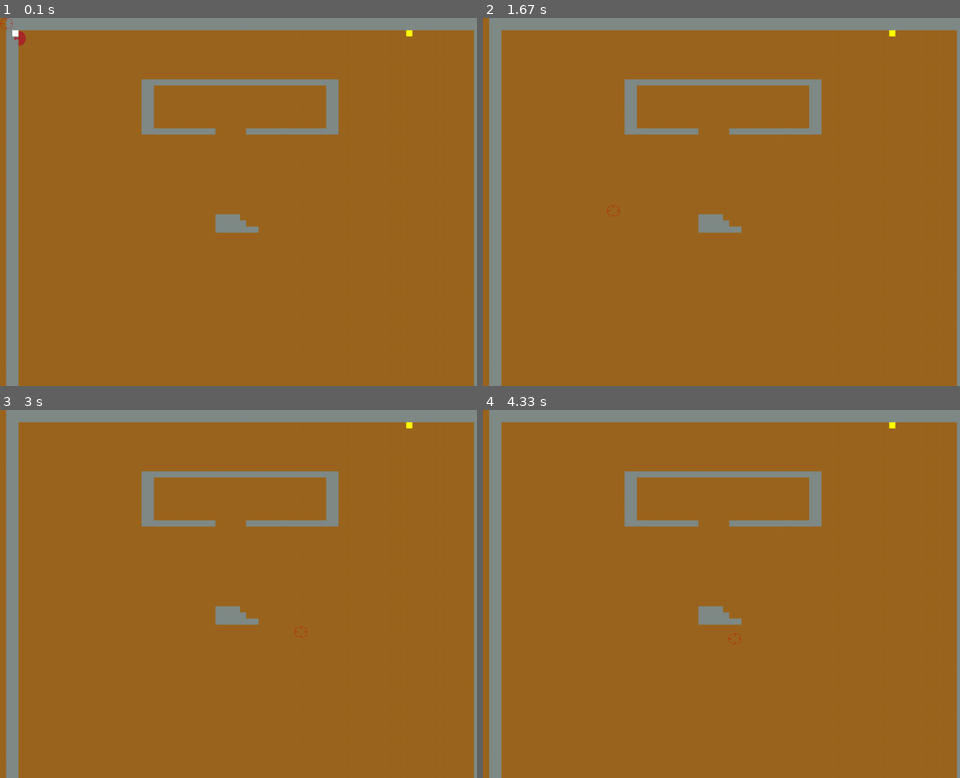
Above: before the commit, frames 1-4 (two rows, left to right).
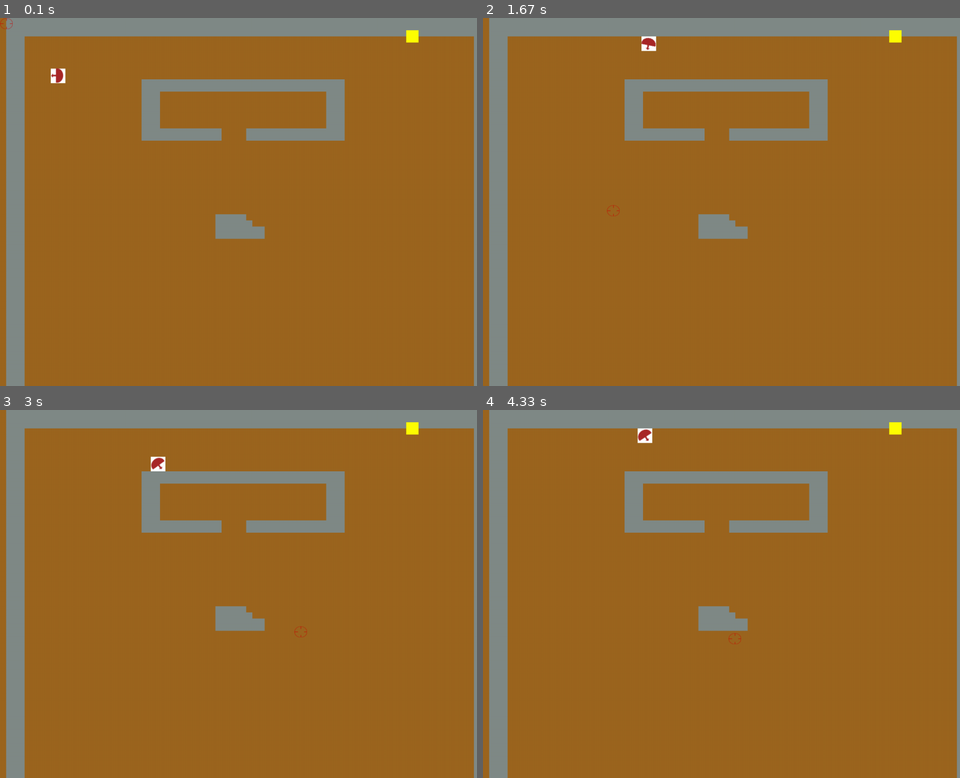
Above: after the commit, the same moments.

Repository: Exodus111/Infinite-Adventure
Game: pygame game, started from Inf_Adv.py
Two runs of this game, one before a commit and one after it. Both use one fixed random seed, a clock stepped at 60 frames per second and the inputs below.
Inputs (mouse positions are in pixels of both pictures, inside the frame that each line leads up to):
- Up to frame 1 (0.1 s): no input
- Up to frame 2 (1.67 s): hold W 0.33-0.8 s; hold Right 0.33-0.8 s; move the mouse to (702, 216) at 0.37 s; hold Right 0.83-1.3 s; move the mouse to (874, 190) at 0.87 s; hold W 1.33-1.63 s; move the mouse to (607, 205) at 1.37 s
- Up to frame 3 (3 s): hold Right 1.67-2.13 s; move the mouse to (90, 538) at 1.7 s; hold A 2.17-2.7 s; move the mouse to (310, 465) at 2.2 s; hold Down from 2.73 s (still down); move the mouse to (295, 627) at 2.77 s
- Up to frame 4 (4.33 s): release Down at 3.03 s; hold A 3.07-3.47 s; move the mouse to (731, 468) at 3.1 s; hold Up 3.5-3.87 s; move the mouse to (549, 582) at 3.53 s; hold D from 3.9 s (still down); move the mouse to (726, 634) at 3.93 s

The runs differ from the first frame. In frame 1, 5.0% of the frame differs, in the area x 2-100%, y 3-100%; in frame 2, 5.0%; in frame 3, 5.0%; in frame 4, 5.0%.

Commit message:
Finally fixed rotation and added wall collision.

Diff:
--- a/Inf_Adv.py
+++ b/Inf_Adv.py
@@ -17,27 +17,47 @@
         self.yellowColor = (255, 255, 0)
 
         level1 = [line.strip() for line in open('level_1.txt')]
-        self.walls, self.end_rect = self.draw_map(level1, 16, 16)
+        self.walls, self.end_rect = self.draw_map(level1, 32, 32)
 
         self.mouse_image = pygame.image.load("Red_Sights.png")
         self.mouse_pos = (0, 0)
 
-        self.player_rect = pygame.Rect(32, 32, 16, 16)
+        self.player_rect = pygame.Rect(132, 132, 38, 38)
         self.player_image = pygame.image.load("Arrow_cursor.png")
         self.player_moveUp, self.player_moveLeft, self.player_moveDown, self.player_moveRight = False, False, False, False
         self.player_rot = 90
 
+    def collision(self, walls, rect, direction):
+        for wall in walls:
+            if rect.colliderect(wall):
+                if direction == "UP":
+                    rect.top = wall.bottom
+                if direction == "LEFT":
+                    rect.left = wall.right
+                if direction == "DOWN":
+                    rect.bottom = wall.top
+                if direction == "RIGHT":
+                    rect.right = wall.left
+
+
+
+
     def update(self):
         if self.player_moveUp == True:
             self.player_rect.y -= 5
+            self.collision(self.walls, self.player_rect, "UP")
         if self.player_moveLeft == True:
             self.player_rect.x -= 5
+            self.collision(self.walls, self.player_rect, "LEFT")
         if self.player_moveDown == True:
             self.player_rect.y += 5
+            self.collision(self.walls, self.player_rect, "DOWN")
         if self.player_moveRight == True:
             self.player_rect.x += 5
+            self.collision(self.walls, self.player_rect, "RIGHT")
 
         self.playerimg = self.rotate_image(self.player_image, (self.player_rot + 90))
+
 
 
     def draw(self):
@@ -46,8 +66,8 @@
             pygame.draw.rect(self.screen, (self.coldgreyColor), wall)
         pygame.draw.rect(self.screen, (self.yellowColor), self.end_rect)
 
-        pygame.draw.rect(self.screen, (255, 255, 255), self.player_rect )
-        self.screen.blit(self.playerimg, (self.player_rect.x, self.player_rect.y))
+        pygame.draw.rect(self.screen, (255, 255, 255), self.player_rect)
+        self.screen.blit(self.playerimg, ((self.player_rect.x -3), (self.player_rect.y -3)))
         self.screen.blit(self.mouse_image, self.mouse_pos)
 
 
--- a/Infinite_Adventure.py
+++ /dev/null
@@ -1,117 +0,0 @@
-#!/usr/bin/env python
-'''
-Created on Dec 22, 2012
-
-@author: aurelio
-'''
-# Importing dependencies:
-import pygame, math
-from pygame.locals import *
-
-# Setting up the screen
-screen_width = (1240)
-screen_height = (960)
-screen_mode = (screen_width, screen_height)
-color_blue = 100,149,237
-
-class Game(object):
-    def __init__(self):
-# Here I load stuff up, and set a lot of global variables :-P
-
-        pygame.init()
-        pygame.mouse.set_visible(False)
-        self.screen = pygame.display.set_mode(screen_mode)
-        pygame.display.set_caption("Pygame stuff")
-        self.mouse_image = pygame.image.load("Red_Sights.png")
-        self.player_image = pygame.image.load("Arrow_cursor.png")
-        self.mx = (screen_width)/2
-        self.my = (screen_height)/2
-        self.kx = (screen_width)/2
-        self.ky = (screen_height)/2
-        self.moveup = False
-        self.movedown = False
-        self.moveleft = False
-        self.moveright = False
-        self.clock = pygame.time.Clock()
-        self.rotangle = 0
-
-        self.quit = False
-
-    def update(self):
-# This function is called in the gameloop, and so I use it to run code.
-# This updates the position of the mouse image.
-        (self.mx, self.my) = pygame.mouse.get_pos()
-
-# This updates the movement of the player sprite
-        if self.moveup == True:
-            self.ky -= 10
-        if self.movedown == True:
-            self.ky += 10
-        if self.moveleft == True:
-            self.kx -= 10
-        if self.moveright == True:
-            self.kx += 10
-
-# This updates the rotation of the playersprite towards the mouse
-        mouse_x, mouse_y = self.mx, self.my
-        player_x, player_y = self.kx, self.ky
-
-        angle = math.atan2(player_x-mouse_x, player_y-mouse_y)
-        angle = angle * (180/ math.pi)
-        angle = (angle) % 360
-
-        self.rotangle = angle + 90
-        self.player = pygame.transform.rotate(self.player_image, self.rotangle)
-
-# This is the collision detection for the outer walls.
-        if self.kx >= (screen_width - 50):
-            self.kx = (screen_width - 50)
-        elif self.kx <= -30:
-            self.kx = -30
-        if self.ky >= (screen_height - 50):
-            self.ky = (screen_height - 50)
-        elif self.ky <= -30:
-            self.ky = -30
-
-    def draw(self):
-# This is the actual graphics, code must be added after the fill line.
-
-        self.screen.fill(color_blue)
-        self.screen.blit(self.mouse_image, (self.mx,self.my))
-        self.screen.blit(self.player, (self.kx, self.ky))
-
-        pygame.display.flip()
-
-    def mainLoop(self):
-# The famous main loop. No game can run without it.
-
-        while not self.quit:
-            for event in pygame.event.get():
-                if event.type == QUIT:
-                    self.quit = True
-                elif event.type == KEYDOWN:
-                    if event.key in (K_w, K_UP):
-                        self.moveup = True
-                    if event.key in (K_a, K_LEFT):
-                        self.moveleft = True
-                    if event.key in (K_s, K_DOWN):
-                        self.movedown = True
-                    if event.key in (K_d, K_RIGHT):
-                        self.moveright = True
-                elif event.type == KEYUP:
-                    if event.key in (K_w, K_UP):
-                        self.moveup = False
-                    if event.key in (K_a, K_LEFT):
-                        self.moveleft = False
-                    if event.key in (K_s, K_DOWN):
-                        self.movedown = False
-                    if event.key in (K_d, K_RIGHT):
-                        self.moveright = False
-
-            self.update()
-            self.draw()
-            self.clock.tick(60)
-
-if __name__ == "__main__":
-    game = Game()
-    game.mainLoop()
